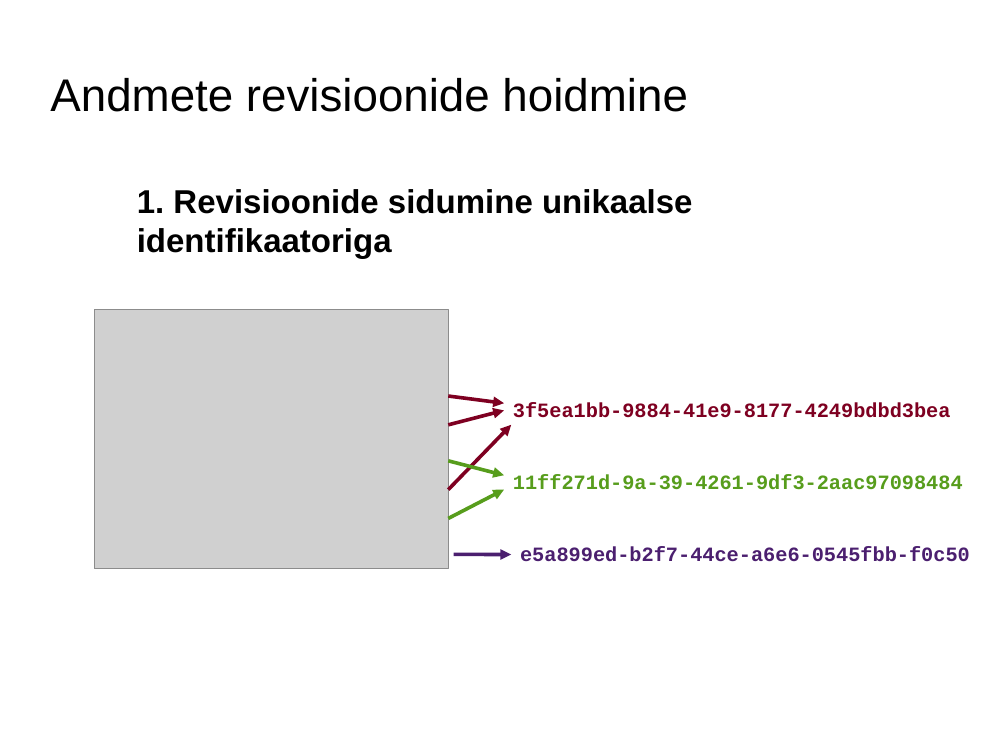
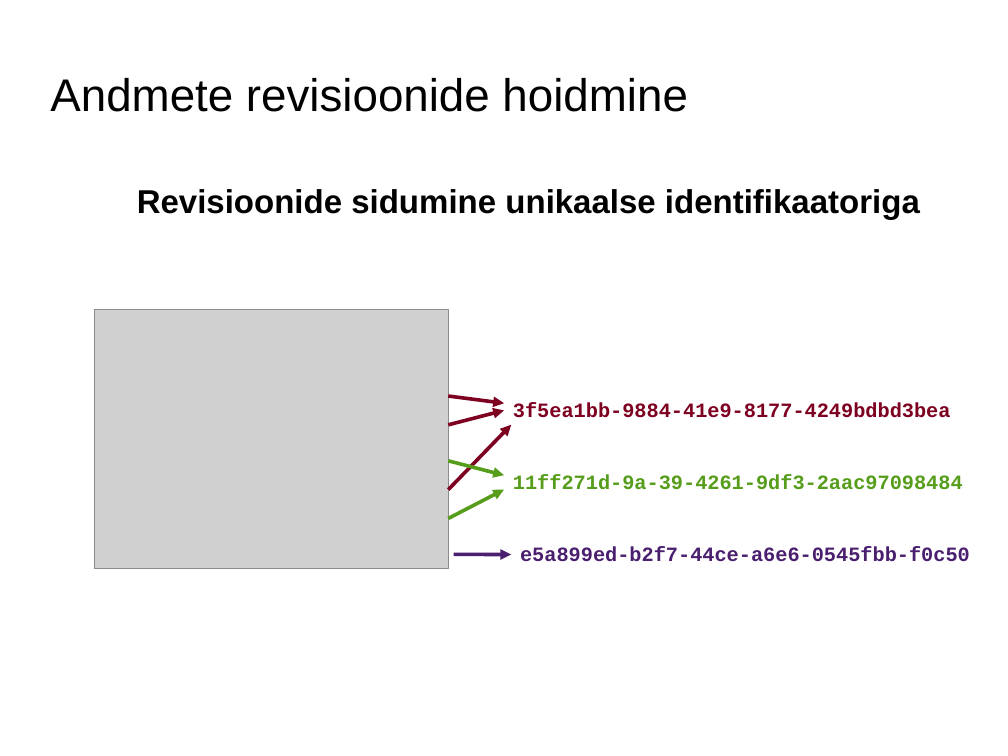
Before and after one commit to keijokapp/loputoo, a slide deck: slide 10 of Lõputöö esitlus.odp. Drawn at 1008x756 pixels with LibreOffice and Linux fonts; fonts in the diff are those of the drawing; grey boxes stand for pictures; background and template pictures are left out. Boxes give left, top, right and bottom in pixels: in the first picture for what was removed or moved away, otherwise in the second. Text is boxed around its words. In the diff, an @@ line names an element or a change of style, - is before the commit and + after.

```diff
--- a/Lõputöö esitlus.odp
+++ b/Lõputöö esitlus.odp
@@ text at <box>137,189,920,219</box>: text changed @@
-  1. Revisioonide sidumine unikaalse identifikaatoriga
+  Revisioonide sidumine unikaalse identifikaatoriga
```
Also in this commit, not shown: 4 other slides changed, 11 other files.
